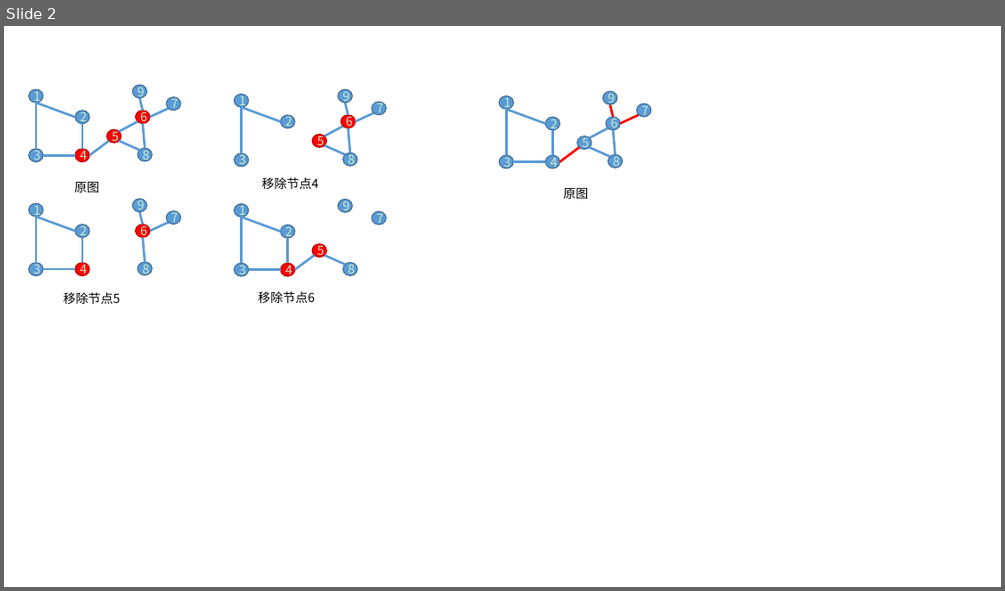
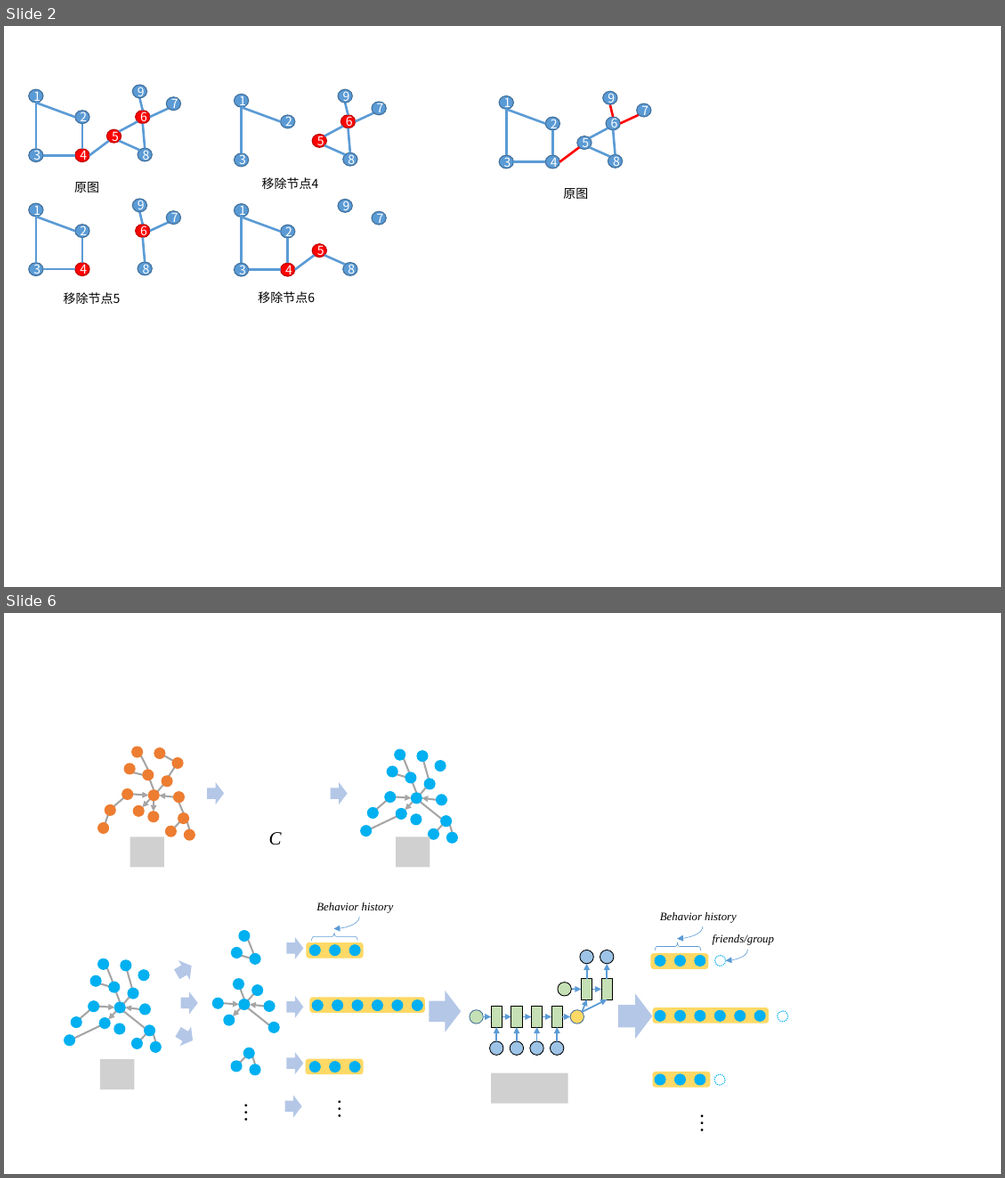
Before and after one commit to dataSnail/datasnail.github.io, a slide deck: graph_ppt/graph_PPT.pptx. Shown one above the other, each under a label of ours: slide 2 before the commit, slides 2 and 6 after it; the slides between them are not shown. The pictures are 1005x591 and 1005x1178 pixels, drawn with LibreOffice and Linux fonts; fonts in the diff are those of the drawing; grey boxes stand for pictures; background and template pictures are left out. Boxes give left, top, right and bottom in pixels: in the first picture for what was removed or moved away, otherwise in the second. Text is boxed around its words. In the diff, an @@ line names an element or a change of style, - is before the commit and + after.

```diff
--- a/graph_ppt/graph_PPT.pptx
+++ b/graph_ppt/graph_PPT.pptx
@@ slide 6 added at box(4, 613, 1001, 1174), background #FFFFFF @@
@@ group added at box(98, 747, 457, 867): 32 ellipses, 21 lines, 7 arrows, 2 right arrows, 2 pictures, 1 text @@
+C
@@ group added at box(64, 902, 788, 1138): 65 ellipses, 21 arrows, 17 lines, 9 right arrows, 6 rounded rectangles, 6 texts, 6 rectangles, 3 curved arrows, 2 left braces, 2 pictures @@
+friends/group
+Behavior history
+…
+…
+…
+Behavior history
@@ slide 2 changed as well @@
@@ background #C7EDCC to #FFFFFF @@
@@ text colour #C7EDCC to #FFFFFF in 42 elements at box(29, 89, 43, 103), box(29, 149, 43, 162), box(75, 149, 89, 162), box(75, 111, 89, 124), box(106, 129, 121, 143), box(136, 111, 150, 124), box(138, 148, 152, 161), box(166, 97, 180, 111), box(133, 85, 146, 99), box(235, 94, 249, 108), box(235, 153, 249, 167), box(281, 115, 295, 128), box(312, 135, 326, 148), box(340, 115, 355, 128), box(343, 152, 357, 166), box(372, 102, 386, 115), box(338, 89, 352, 103), box(29, 203, 43, 216), box(29, 263, 43, 276), box(75, 263, 89, 276), box(75, 224, 89, 238), box(136, 224, 150, 238), box(138, 262, 152, 275), box(166, 211, 180, 224), box(133, 199, 146, 212), box(235, 204, 249, 217), box(235, 263, 249, 276), box(281, 263, 295, 276), box(281, 224, 295, 239), box(312, 244, 326, 257), box(343, 263, 357, 276), box(372, 211, 386, 224), box(338, 199, 352, 212), box(499, 95, 513, 109), box(499, 155, 513, 168), box(545, 155, 559, 168), box(545, 118, 559, 131), box(577, 136, 591, 150), box(606, 117, 620, 130), box(608, 155, 623, 168), box(637, 103, 651, 118), box(603, 91, 617, 104) @@
```
Also in this commit, not shown: 1 other slide changed, 3 other slides added, 10 other files.
